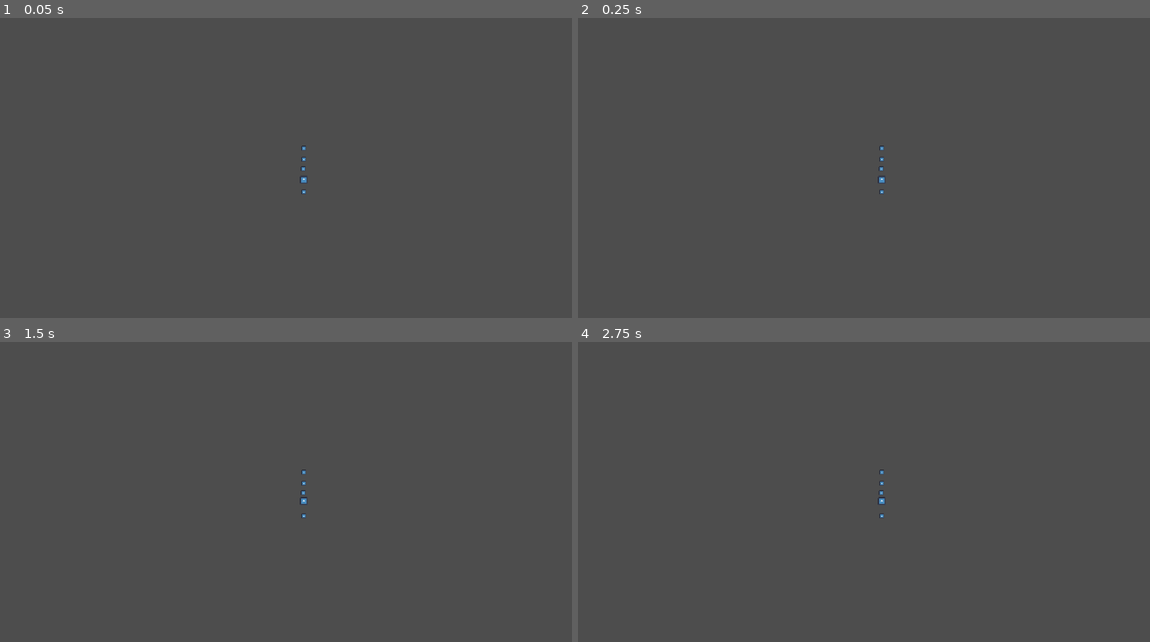
Above: before the commit, frames 1-4 (two rows, left to right).
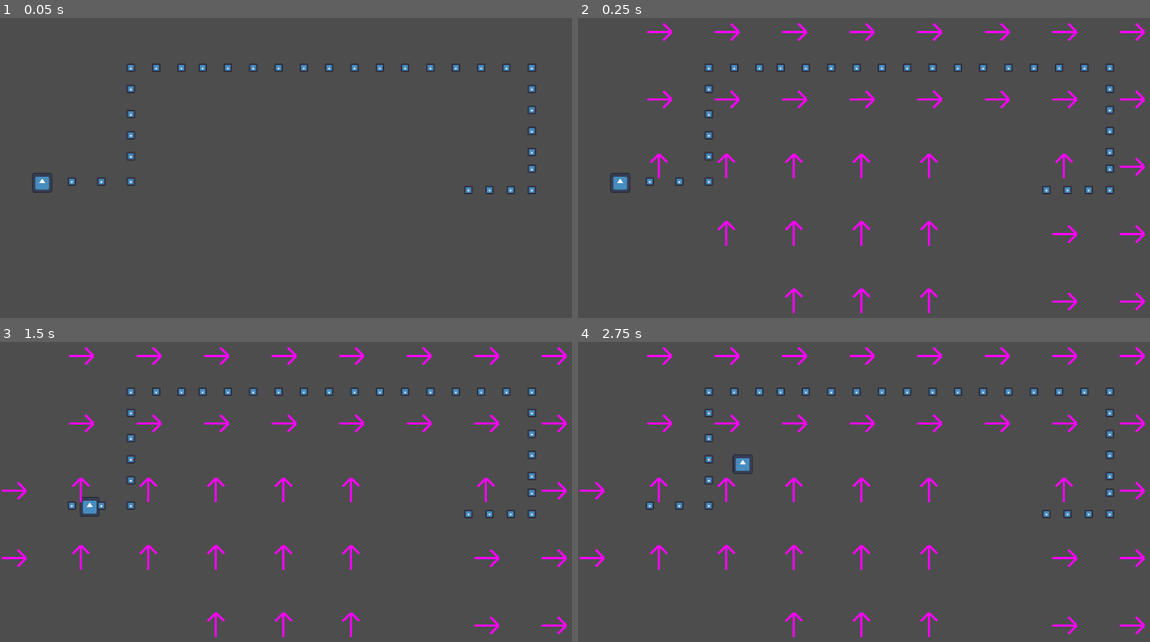
Above: after the commit, the same moments.

Repository: blueegreen/capman
Game: Godot game, scene res://test_level_1.tscn
Two runs of this game, one before a commit and one after it. Both use one fixed random seed, a clock stepped at 60 frames per second and the inputs below. Before the commit the project starts from res://player/game.tscn. The engine's default icon, where the game draws it, is replaced by a stand-in: a white triangle on a blue panel in a dark square.
Inputs (mouse positions are in pixels of both pictures, inside the frame that each line leads up to):
- Up to frame 1 (0.05 s): no input
- Up to frame 2 (0.25 s): no input
- Up to frame 3 (1.5 s): move the mouse to (434, 486) at 0.52 s; click (434, 486) at 0.6 s; move the mouse to (183, 519) at 1.27 s; click (183, 519) at 1.35 s
- Up to frame 4 (2.75 s): move the mouse to (944, 429) at 2.02 s; click (944, 429) at 2.1 s

The runs differ from the first frame. In frame 1, 1.2% of the frame differs, in the area x 5-94%, y 15-59%; in frame 2, 3.5%; in frame 3, 3.7%; in frame 4, 3.7%, in the area x 0-100%, y 1-99%.

Commit message:
movement(ig)

Diff:
--- a/boundary_objects/test_level_1.tscn
+++ /dev/null
@@ -1,104 +0,0 @@
-[gd_scene load_steps=4 format=3 uid="uid://yumpfuotfh5h"]
-
-[ext_resource type="PackedScene" uid="uid://cnr625oysfmyj" path="res://boundary_objects/double_anchor_wall.tscn" id="1_5qomb"]
-[ext_resource type="PackedScene" uid="uid://cbm00s6fateus" path="res://boundary_objects/single_anchor_wall.tscn" id="2_airv1"]
-[ext_resource type="PackedScene" uid="uid://ck5d81ekfneit" path="res://enemies/pathfinder.tscn" id="3_2xjhj"]
-
-[node name="test_level_1" type="Node2D"]
-
-[node name="wall_segment" parent="." instance=ExtResource("1_5qomb")]
-position = Vector2(0, 256)
-
-[node name="wall_segment4" parent="." instance=ExtResource("1_5qomb")]
-position = Vector2(0, 128)
-
-[node name="wall_segment2" parent="." instance=ExtResource("1_5qomb")]
-position = Vector2(192, 192)
-rotation = 1.5708
-
-[node name="wall_segment7" parent="." instance=ExtResource("1_5qomb")]
-position = Vector2(192, 320)
-rotation = 1.5708
-
-[node name="wall_segment6" parent="." instance=ExtResource("1_5qomb")]
-position = Vector2(320, 192)
-rotation = 1.5708
-
-[node name="wall_segment5" parent="." instance=ExtResource("1_5qomb")]
-position = Vector2(64, 64)
-rotation = 1.5708
-
-[node name="wall_segment8" parent="." instance=ExtResource("1_5qomb")]
-position = Vector2(1088, 64)
-rotation = 1.5708
-
-[node name="wall_segment9" parent="." instance=ExtResource("1_5qomb")]
-position = Vector2(448, 192)
-rotation = 1.5708
-
-[node name="wall_segment10" parent="." instance=ExtResource("1_5qomb")]
-position = Vector2(448, 320)
-rotation = 1.5708
-
-[node name="wall_segment11" parent="." instance=ExtResource("1_5qomb")]
-position = Vector2(1088, 192)
-rotation = 1.5708
-
-[node name="wall_segment12" parent="." instance=ExtResource("1_5qomb")]
-position = Vector2(1088, 320)
-rotation = 1.5708
-
-[node name="wall_segment3" parent="." instance=ExtResource("1_5qomb")]
-position = Vector2(-64, 192)
-rotation = 1.5708
-
-[node name="single_anchor_wall" parent="." instance=ExtResource("2_airv1")]
-position = Vector2(128, 256)
-
-[node name="single_anchor_wall2" parent="." instance=ExtResource("2_airv1")]
-position = Vector2(128, 0)
-
-[node name="single_anchor_wall3" parent="." instance=ExtResource("2_airv1")]
-position = Vector2(256, 0)
-
-[node name="single_anchor_wall4" parent="." instance=ExtResource("2_airv1")]
-position = Vector2(384, 0)
-
-[node name="single_anchor_wall7" parent="." instance=ExtResource("2_airv1")]
-position = Vector2(512, 0)
-
-[node name="single_anchor_wall9" parent="." instance=ExtResource("2_airv1")]
-position = Vector2(640, 0)
-
-[node name="single_anchor_wall10" parent="." instance=ExtResource("2_airv1")]
-position = Vector2(768, 0)
-
-[node name="single_anchor_wall11" parent="." instance=ExtResource("2_airv1")]
-position = Vector2(896, 0)
-
-[node name="single_anchor_wall12" parent="." instance=ExtResource("2_airv1")]
-position = Vector2(1024, 0)
-
-[node name="single_anchor_wall5" parent="." instance=ExtResource("2_airv1")]
-position = Vector2(256, 384)
-
-[node name="single_anchor_wall6" parent="." instance=ExtResource("2_airv1")]
-position = Vector2(384, 384)
-
-[node name="single_anchor_wall13" parent="." instance=ExtResource("2_airv1")]
-position = Vector2(640, 384)
-
-[node name="single_anchor_wall14" parent="." instance=ExtResource("2_airv1")]
-position = Vector2(768, 384)
-
-[node name="single_anchor_wall15" parent="." instance=ExtResource("2_airv1")]
-position = Vector2(896, 384)
-
-[node name="single_anchor_wall16" parent="." instance=ExtResource("2_airv1")]
-position = Vector2(1024, 384)
-
-[node name="single_anchor_wall8" parent="." instance=ExtResource("2_airv1")]
-position = Vector2(512, 384)
-
-[node name="pathfinder" parent="." instance=ExtResource("3_2xjhj")]
-position = Vector2(896, 320)
--- /dev/null
+++ b/boundary_objects/wall_segment.tscn
@@ -0,0 +1,31 @@
+[gd_scene load_steps=4 format=3 uid="uid://sc4pr6oa17og"]
+
+[ext_resource type="Script" path="res://boundary_objects/wall_segment.gd" id="1_31r80"]
+
+[sub_resource type="RectangleShape2D" id="RectangleShape2D_vu8kd"]
+size = Vector2(120, 16)
+
+[sub_resource type="CircleShape2D" id="CircleShape2D_gyamk"]
+radius = 8.0
+
+[node name="wall_segment" type="Node2D"]
+position = Vector2(120, 96)
+script = ExtResource("1_31r80")
+
+[node name="StaticBody2D" type="StaticBody2D" parent="."]
+collision_mask = 0
+
+[node name="CollisionShape2D" type="CollisionShape2D" parent="StaticBody2D"]
+position = Vector2(68, 0)
+shape = SubResource("RectangleShape2D_vu8kd")
+
+[node name="RayCast2D" type="RayCast2D" parent="."]
+target_position = Vector2(0, 24)
+
+[node name="Area2D" type="Area2D" parent="."]
+collision_mask = 0
+
+[node name="CollisionShape2D" type="CollisionShape2D" parent="Area2D"]
+shape = SubResource("CircleShape2D_gyamk")
+
+[connection signal="input_event" from="Area2D" to="." method="_on_area_2d_input_event"]
--- /dev/null
+++ b/capman.tscn
@@ -0,0 +1,48 @@
+[gd_scene load_steps=6 format=3 uid="uid://jp7s75dvcs55"]
+
+[ext_resource type="Script" path="res://capman.gd" id="1_1xjef"]
+[ext_resource type="Texture2D" uid="uid://dmkpq8lyvismj" path="res://icon.svg" id="2_3mjkv"]
+
+[sub_resource type="CircleShape2D" id="CircleShape2D_mg3lv"]
+
+[sub_resource type="AtlasTexture" id="AtlasTexture_6qxub"]
+atlas = ExtResource("2_3mjkv")
+region = Rect2(0, 0, 128, 128)
+
+[sub_resource type="SpriteFrames" id="SpriteFrames_q4wwt"]
+animations = [{
+"frames": [{
+"duration": 1.0,
+"texture": SubResource("AtlasTexture_6qxub")
+}],
+"loop": true,
+"name": &"default",
+"speed": 5.0
+}]
+
+[node name="player" type="Area2D"]
+script = ExtResource("1_1xjef")
+
+[node name="CollisionShape2D" type="CollisionShape2D" parent="."]
+shape = SubResource("CircleShape2D_mg3lv")
+
+[node name="down" type="RayCast2D" parent="."]
+target_position = Vector2(0, 22)
+collide_with_areas = true
+
+[node name="right" type="RayCast2D" parent="."]
+target_position = Vector2(26, 0)
+collide_with_areas = true
+
+[node name="left" type="RayCast2D" parent="."]
+target_position = Vector2(-22, 0)
+collide_with_areas = true
+
+[node name="up" type="RayCast2D" parent="."]
+target_position = Vector2(0, -22)
+collide_with_areas = true
+
+[node name="AnimatedSprite2D" type="AnimatedSprite2D" parent="."]
+position = Vector2(-3.8147e-06, 1)
+scale = Vector2(0.117188, 0.117188)
+sprite_frames = SubResource("SpriteFrames_q4wwt")
--- /dev/null
+++ b/food.tscn
@@ -0,0 +1,7 @@
+[gd_scene load_steps=2 format=3 uid="uid://crd8v332wvn3m"]
+
+[ext_resource type="PackedScene" uid="uid://dwswa6qxuu3gf" path="res://player/food.tscn" id="1_glhtj"]
+
+[node name="Area2D" instance=ExtResource("1_glhtj")]
+
+[connection signal="area_entered" from="." to="." method="_on_area_entered"]
--- /dev/null
+++ b/game.tscn
@@ -0,0 +1,36 @@
+[gd_scene load_steps=5 format=3 uid="uid://dhrfm4v3hkrhy"]
+
+[ext_resource type="PackedScene" uid="uid://jp7s75dvcs55" path="res://capman.tscn" id="1_o6jc4"]
+[ext_resource type="PackedScene" uid="uid://crd8v332wvn3m" path="res://food.tscn" id="2_txs2e"]
+[ext_resource type="PackedScene" uid="uid://yumpfuotfh5h" path="res://test_level_1.tscn" id="3_5ngb2"]
+[ext_resource type="PackedScene" uid="uid://dwswa6qxuu3gf" path="res://player/food.tscn" id="4_318yr"]
+
+[node name="game" type="Node2D"]
+
+[node name="player" parent="." instance=ExtResource("1_o6jc4")]
+position = Vector2(-0.999992, 1)
+scale = Vector2(2.16789, 2.16789)
+
+[node name="food2" parent="." groups=["food"] instance=ExtResource("2_txs2e")]
+position = Vector2(150, -137)
+
+[node name="food3" parent="." groups=["food"] instance=ExtResource("2_txs2e")]
+position = Vector2(0, -38)
+
+[node name="test_level_1" parent="." instance=ExtResource("3_5ngb2")]
+position = Vector2(-103, -191)
+
+[node name="Area2D" parent="." instance=ExtResource("4_318yr")]
+position = Vector2(-45, 2)
+
+[node name="Area2D2" parent="." instance=ExtResource("4_318yr")]
+position = Vector2(0, 1)
+
+[node name="Area2D3" parent="." instance=ExtResource("4_318yr")]
+position = Vector2(0, -86)
+
+[node name="Area2D4" parent="." instance=ExtResource("4_318yr")]
+position = Vector2(1, -139)
+
+[node name="Area2D5" parent="." instance=ExtResource("4_318yr")]
+position = Vector2(86, -139)
--- /dev/null
+++ b/lvl_1.tscn
@@ -0,0 +1,73 @@
+[gd_scene load_steps=3 format=3 uid="uid://bcfsswy8y307q"]
+
+[ext_resource type="PackedScene" uid="uid://db7531pu6sgsm" path="res://player/capman.tscn" id="2_l0fvj"]
+[ext_resource type="PackedScene" uid="uid://crd8v332wvn3m" path="res://food.tscn" id="3_bcipm"]
+
+[node name="lvl1" type="Node2D"]
+
+[node name="player" parent="." instance=ExtResource("2_l0fvj")]
+position = Vector2(240, 384)
+scale = Vector2(1.19535, 1.19535)
+
+[node name="food" parent="." groups=["food"] instance=ExtResource("3_bcipm")]
+position = Vector2(240, 358)
+
+[node name="food2" parent="." groups=["food"] instance=ExtResource("3_bcipm")]
+position = Vector2(240, 336)
+
+[node name="food3" parent="." groups=["food"] instance=ExtResource("3_bcipm")]
+position = Vector2(240, 320)
+
+[node name="food4" parent="." groups=["food"] instance=ExtResource("3_bcipm")]
+position = Vector2(240, 296)
+
+[node name="food5" parent="." groups=["food"] instance=ExtResource("3_bcipm")]
+position = Vector2(264, 296)
+
+[node name="food6" parent="." groups=["food"] instance=ExtResource("3_bcipm")]
+position = Vector2(288, 296)
+
+[node name="food7" parent="." groups=["food"] instance=ExtResource("3_bcipm")]
+position = Vector2(312, 296)
+
+[node name="food8" parent="." groups=["food"] instance=ExtResource("3_bcipm")]
+position = Vector2(328, 296)
+
+[node name="food9" parent="." groups=["food"] instance=ExtResource("3_bcipm")]
+position = Vector2(352, 296)
+
+[node name="food10" parent="." groups=["food"] instance=ExtResource("3_bcipm")]
+position = Vector2(376, 296)
+
+[node name="food11" parent="." groups=["food"] instance=ExtResource("3_bcipm")]
+position = Vector2(376, 316)
+
+[node name="food12" parent="." groups=["food"] instance=ExtResource("3_bcipm")]
+position = Vector2(376, 336)
+
+[node name="food13" parent="." groups=["food"] instance=ExtResource("3_bcipm")]
+position = Vector2(376, 352)
+
+[node name="food14" parent="." groups=["food"] instance=ExtResource("3_bcipm")]
+position = Vector2(376, 368)
+
+[node name="food15" parent="." groups=["food"] instance=ExtResource("3_bcipm")]
+position = Vector2(376, 384)
+
+[node name="food16" parent="." groups=["food"] instance=ExtResource("3_bcipm")]
+position = Vector2(376, 408)
+
+[node name="food17" parent="." groups=["food"] instance=ExtResource("3_bcipm")]
+position = Vector2(376, 424)
+
+[node name="food18" parent="." groups=["food"] instance=ExtResource("3_bcipm")]
+position = Vector2(360, 424)
+
+[node name="food19" parent="." groups=["food"] instance=ExtResource("3_bcipm")]
+position = Vector2(344, 424)
+
+[node name="food20" parent="." groups=["food"] instance=ExtResource("3_bcipm")]
+position = Vector2(328, 424)
+
+[node name="food22" parent="." groups=["food"] instance=ExtResource("3_bcipm")]
+position = Vector2(304, 424)
--- a/player/capman.gd
+++ b/player/capman.gd
@@ -6,20 +6,43 @@
 @onready var up = $up
 @onready var left = $left
 
-const SPEED = 300.0
+const SPEED = 100.0
 
 
 var dir_h = 1
-var dir_v = - 1
+var dir_v = -1
+
+var velocity_x = dir_h * SPEED
+var velocity_y = dir_v * SPEED
 
 func _process(delta):
 	await get_tree().create_timer(1).timeout
+
+	if up.is_colliding() and not down.is_colliding():
+		if up.get_collider().is_in_group("food"):
+			dir_v = -1
+			position.y += velocity_y*delta
+		elif up.get_collider().is_in_group("walls"):
+			velocity_y = 0
+	if down.is_colliding() and not up.is_colliding():
+		if down.get_collider().is_in_group("food"):
+			dir_v = 1
+			position.y += velocity_y*delta
+		elif down.get_collider().is_in_group("walls"):
+			velocity_y = 0
+	if left.is_colliding() and not right.is_colliding():
+		if left.get_collider().is_in_group("food"):
+			dir_h = -1
+			position.x += velocity_x*delta
+		elif left.get_collider().is_in_group("walls"):
+			velocity_x = 0
+	if right.is_colliding() and not left.is_colliding():
+		if right.get_collider().is_in_group("food"):
+			dir_h = 1
+			position.x += 1*velocity_x*delta
+		elif right.get_collider().is_in_group("walls"):
+			velocity_x = 0
 	if up.is_colliding() and down.is_colliding():
-		if up.get_collider().is_in_group("food") and not down.get_collider().is_in_group("food"):
-			position.y += SPEED * dir_v * delta
-			#position.x += 0 * SPEED  * dir_h * delta
-		elif not up.get_collider().is_in_group("food") and down.get_collider().is_in_group("food"):
-			position.y += -1 * SPEED * dir_v *delta
-			#position.x += 0 * SPEED * dir_h * delta
-		elif up.get_collider().is_in_group("food") and down.get_collider().is_in_group("food"):
-			position.y += dir_v * SPEED * delta
+		position.y += velocity_y * delta
+	if right.is_colliding() and left.is_colliding():
+		position.x += velocity_x*delta
--- a/player/food.gd
+++ b/player/food.gd
@@ -1,7 +1,4 @@
 extends Area2D
-@onready var player = $"."
 
-
-
-func _on_area_exited():
-	queue_free()
+#func _on_area_entered(area):
+	#queue_free()
--- a/project.godot
+++ b/project.godot
@@ -11,7 +11,7 @@
 [application]
 
 config/name="Capman"
-run/main_scene="res://player/game.tscn"
+run/main_scene="res://test_level_1.tscn"
 config/features=PackedStringArray("4.2", "Forward Plus")
 config/icon="res://icon.svg"
 
--- /dev/null
+++ b/test_level_1.tscn
@@ -0,0 +1,206 @@
+[gd_scene load_steps=6 format=3 uid="uid://yumpfuotfh5h"]
+
+[ext_resource type="PackedScene" uid="uid://cnr625oysfmyj" path="res://boundary_objects/double_anchor_wall.tscn" id="1_5qomb"]
+[ext_resource type="PackedScene" uid="uid://cbm00s6fateus" path="res://boundary_objects/single_anchor_wall.tscn" id="2_airv1"]
+[ext_resource type="PackedScene" uid="uid://ck5d81ekfneit" path="res://enemies/pathfinder.tscn" id="3_2xjhj"]
+[ext_resource type="PackedScene" uid="uid://db7531pu6sgsm" path="res://player/capman.tscn" id="4_vjqa7"]
+[ext_resource type="PackedScene" uid="uid://dwswa6qxuu3gf" path="res://player/food.tscn" id="5_32oyn"]
+
+[node name="test_level_1" type="Node2D"]
+scale = Vector2(1.74274, 1.73731)
+
+[node name="wall_segment" parent="." groups=["walls"] instance=ExtResource("1_5qomb")]
+position = Vector2(0, 256)
+
+[node name="wall_segment4" parent="." groups=["walls"] instance=ExtResource("1_5qomb")]
+position = Vector2(0, 128)
+
+[node name="wall_segment2" parent="." groups=["walls"] instance=ExtResource("1_5qomb")]
+position = Vector2(192, 192)
+rotation = 1.5708
+
+[node name="wall_segment7" parent="." groups=["walls"] instance=ExtResource("1_5qomb")]
+position = Vector2(192, 320)
+rotation = 1.5708
+
+[node name="wall_segment5" parent="." groups=["walls"] instance=ExtResource("1_5qomb")]
+position = Vector2(64, 64)
+rotation = 1.5708
+
+[node name="wall_segment8" parent="." groups=["walls"] instance=ExtResource("1_5qomb")]
+position = Vector2(1088, 64)
+rotation = 1.5708
+
+[node name="wall_segment9" parent="." groups=["walls"] instance=ExtResource("1_5qomb")]
+position = Vector2(448, 192)
+rotation = 1.5708
+
+[node name="wall_segment10" parent="." groups=["walls"] instance=ExtResource("1_5qomb")]
+position = Vector2(448, 320)
+rotation = 1.5708
+
+[node name="wall_segment11" parent="." groups=["walls"] instance=ExtResource("1_5qomb")]
+position = Vector2(1088, 192)
+rotation = 1.5708
+
+[node name="wall_segment12" parent="." groups=["walls"] instance=ExtResource("1_5qomb")]
+position = Vector2(1088, 320)
+rotation = 1.5708
+
+[node name="wall_segment3" parent="." groups=["walls"] instance=ExtResource("1_5qomb")]
+position = Vector2(-64, 192)
+rotation = 1.5708
+
+[node name="single_anchor_wall" parent="." instance=ExtResource("2_airv1")]
+position = Vector2(128, 256)
+
+[node name="single_anchor_wall2" parent="." instance=ExtResource("2_airv1")]
+position = Vector2(128, 0)
+
+[node name="single_anchor_wall3" parent="." instance=ExtResource("2_airv1")]
+position = Vector2(256, 0)
+
+[node name="single_anchor_wall4" parent="." instance=ExtResource("2_airv1")]
+position = Vector2(384, 0)
+
+[node name="single_anchor_wall7" parent="." instance=ExtResource("2_airv1")]
+position = Vector2(512, 0)
+
+[node name="single_anchor_wall9" parent="." instance=ExtResource("2_airv1")]
+position = Vector2(640, 0)
+
+[node name="single_anchor_wall10" parent="." instance=ExtResource("2_airv1")]
+position = Vector2(768, 0)
+
+[node name="single_anchor_wall11" parent="." instance=ExtResource("2_airv1")]
+position = Vector2(896, 0)
+
+[node name="single_anchor_wall12" parent="." instance=ExtResource("2_airv1")]
+position = Vector2(1024, 0)
+
+[node name="single_anchor_wall5" parent="." instance=ExtResource("2_airv1")]
+position = Vector2(256, 384)
+
+[node name="single_anchor_wall6" parent="." instance=ExtResource("2_airv1")]
+position = Vector2(384, 384)
+
+[node name="single_anchor_wall13" parent="." instance=ExtResource("2_airv1")]
+position = Vector2(640, 384)
+
+[node name="single_anchor_wall14" parent="." instance=ExtResource("2_airv1")]
+position = Vector2(768, 384)
+
+[node name="single_anchor_wall15" parent="." instance=ExtResource("2_airv1")]
+position = Vector2(896, 384)
+
+[node name="single_anchor_wall16" parent="." instance=ExtResource("2_airv1")]
+position = Vector2(1024, 384)
+
+[node name="single_anchor_wall8" parent="." instance=ExtResource("2_airv1")]
+position = Vector2(512, 384)
+
+[node name="pathfinder" parent="." instance=ExtResource("3_2xjhj")]
+position = Vector2(896, 320)
+
+[node name="player" parent="." instance=ExtResource("4_vjqa7")]
+position = Vector2(45.9047, 188.798)
+scale = Vector2(1.44738, 1.44738)
+
+[node name="food" parent="." groups=["food"] instance=ExtResource("5_32oyn")]
+position = Vector2(78.038, 188.798)
+
+[node name="food2" parent="." groups=["food"] instance=ExtResource("5_32oyn")]
+position = Vector2(110.171, 188.798)
+
+[node name="food3" parent="." groups=["food"] instance=ExtResource("5_32oyn")]
+position = Vector2(142.305, 188.798)
+
+[node name="food4" parent="." groups=["food"] instance=ExtResource("5_32oyn")]
+position = Vector2(142.305, 161.169)
+
+[node name="food5" parent="." groups=["food"] instance=ExtResource("5_32oyn")]
+position = Vector2(142.305, 138.145)
+
+[node name="food6" parent="." groups=["food"] instance=ExtResource("5_32oyn")]
+position = Vector2(142.305, 115.12)
+
+[node name="food7" parent="." groups=["food"] instance=ExtResource("5_32oyn")]
+position = Vector2(142.305, 87.4916)
+
+[node name="food8" parent="." groups=["food"] instance=ExtResource("5_32oyn")]
+position = Vector2(142.305, 64.4675)
+
+[node name="food9" parent="." groups=["food"] instance=ExtResource("5_32oyn")]
+position = Vector2(169.847, 64.4675)
+
+[node name="food10" parent="." groups=["food"] instance=ExtResource("5_32oyn")]
+position = Vector2(197.39, 64.4675)
+
+[node name="food11" parent="." groups=["food"] instance=ExtResource("5_32oyn")]
+position = Vector2(220.343, 64.4675)
+
+[node name="food12" parent="." groups=["food"] instance=ExtResource("5_32oyn")]
+position = Vector2(247.885, 64.4675)
+
+[node name="food13" parent="." groups=["food"] instance=ExtResource("5_32oyn")]
+position = Vector2(275.428, 64.4675)
+
+[node name="food14" parent="." groups=["food"] instance=ExtResource("5_32oyn")]
+position = Vector2(302.971, 64.4675)
+
+[node name="food15" parent="." groups=["food"] instance=ExtResource("5_32oyn")]
+position = Vector2(330.514, 64.4675)
+
+[node name="food16" parent="." groups=["food"] instance=ExtResource("5_32oyn")]
+position = Vector2(358.057, 64.4675)
+
+[node name="food17" parent="." groups=["food"] instance=ExtResource("5_32oyn")]
+position = Vector2(385.6, 64.4675)
+
+[node name="food18" parent="." groups=["food"] instance=ExtResource("5_32oyn")]
+position = Vector2(413.143, 64.4675)
+
+[node name="food19" parent="." groups=["food"] instance=ExtResource("5_32oyn")]
+position = Vector2(440.685, 64.4675)
+
+[node name="food20" parent="." groups=["food"] instance=ExtResource("5_32oyn")]
+position = Vector2(468.228, 64.4675)
+
+[node name="food21" parent="." groups=["food"] instance=ExtResource("5_32oyn")]
+position = Vector2(495.771, 64.4675)
+
+[node name="food22" parent="." groups=["food"] instance=ExtResource("5_32oyn")]
+position = Vector2(523.314, 64.4675)
+
+[node name="food23" parent="." groups=["food"] instance=ExtResource("5_32oyn")]
+position = Vector2(550.857, 64.4675)
+
+[node name="food24" parent="." groups=["food"] instance=ExtResource("5_32oyn")]
+position = Vector2(578.4, 64.4675)
+
+[node name="food25" parent="." groups=["food"] instance=ExtResource("5_32oyn")]
+position = Vector2(578.4, 87.4916)
+
+[node name="food26" parent="." groups=["food"] instance=ExtResource("5_32oyn")]
+position = Vector2(578.4, 110.516)
+
+[node name="food27" parent="." groups=["food"] instance=ExtResource("5_32oyn")]
+position = Vector2(578.4, 133.54)
+
+[node name="food28" parent="." groups=["food"] instance=ExtResource("5_32oyn")]
+position = Vector2(578.4, 156.564)
+
+[node name="food29" parent="." groups=["food"] instance=ExtResource("5_32oyn")]
+position = Vector2(578.4, 174.983)
+
+[node name="food30" parent="." groups=["food"] instance=ExtResource("5_32oyn")]
+position = Vector2(578.4, 198.007)
+
+[node name="food31" parent="." groups=["food"] instance=ExtResource("5_32oyn")]
+position = Vector2(555.447, 198.007)
+
+[node name="food32" parent="." groups=["food"] instance=ExtResource("5_32oyn")]
+position = Vector2(532.495, 198.007)
+
+[node name="food33" parent="." groups=["food"] instance=ExtResource("5_32oyn")]
+position = Vector2(509.542, 198.007)
